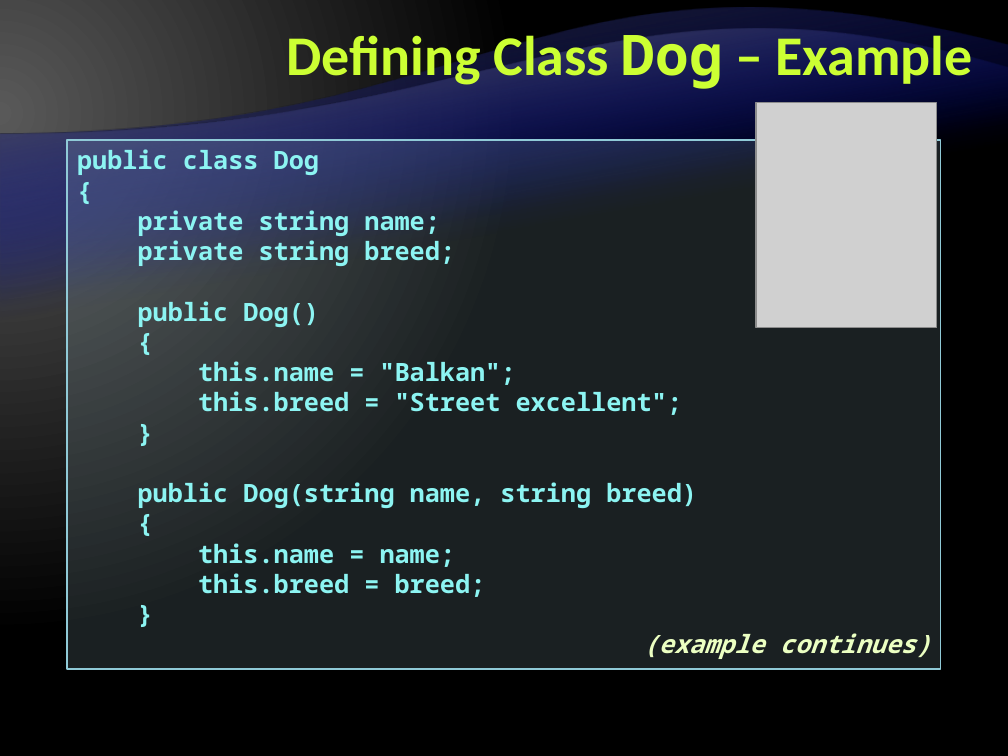
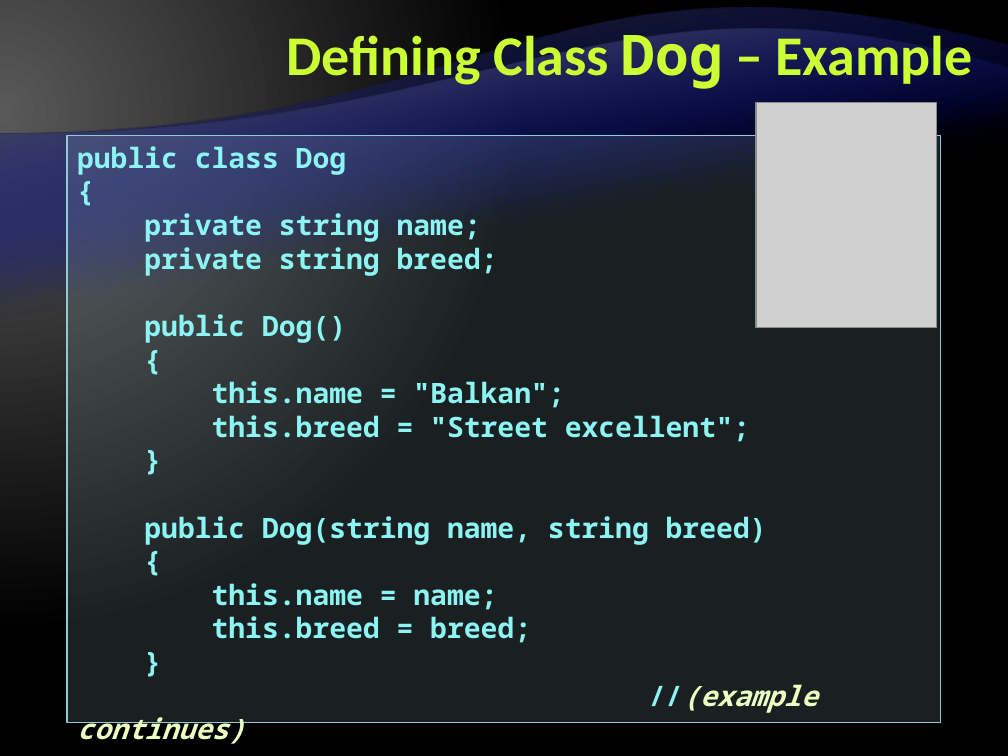
Before and after one commit to Graveheart/aspnetcourse, a slide deck: slide 15 of 2010/lectures/4. Object-Oriented Programming with CSharp.pptx. Drawn at 1008x756 pixels with LibreOffice and Linux fonts; fonts in the diff are those of the drawing; grey boxes stand for pictures; background and template pictures are left out. Boxes give left, top, right and bottom in pixels: in the first picture for what was removed or moved away, otherwise in the second. Text is boxed around its words. In the diff, an @@ line names an element or a change of style, - is before the commit and + after.

```diff
--- a/2010/lectures/4. Object-Oriented Programming with CSharp.pptx
+++ b/2010/lectures/4. Object-Oriented Programming with CSharp.pptx
@@ rectangle "public class Dog {": place and size @@
-rectangle "public class Dog {" at bbox=[68, 140, 941, 669]
+rectangle "public class Dog {" at bbox=[68, 135, 941, 722]
@@ text in rectangle at bbox=[77, 146, 767, 643]: size 18 to 20 pt @@
@@ text in rectangle at bbox=[683, 684, 818, 713]: text changed; size 18 to 20 pt @@
-(example continues)
+//(example continues)
```
Also in this commit, not shown: 54 other slides changed.
